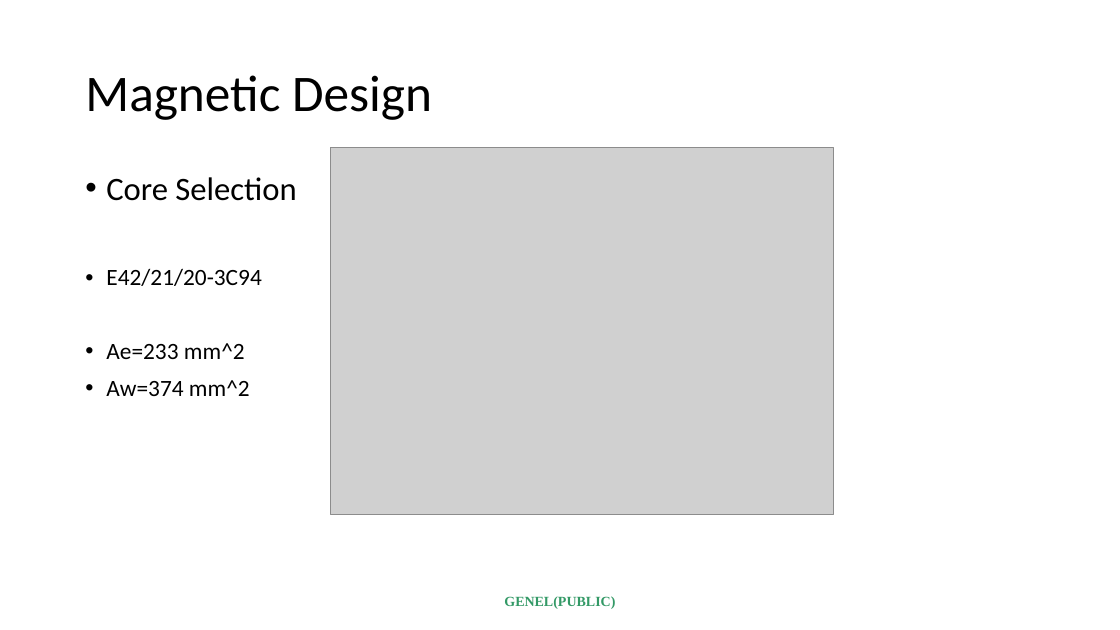
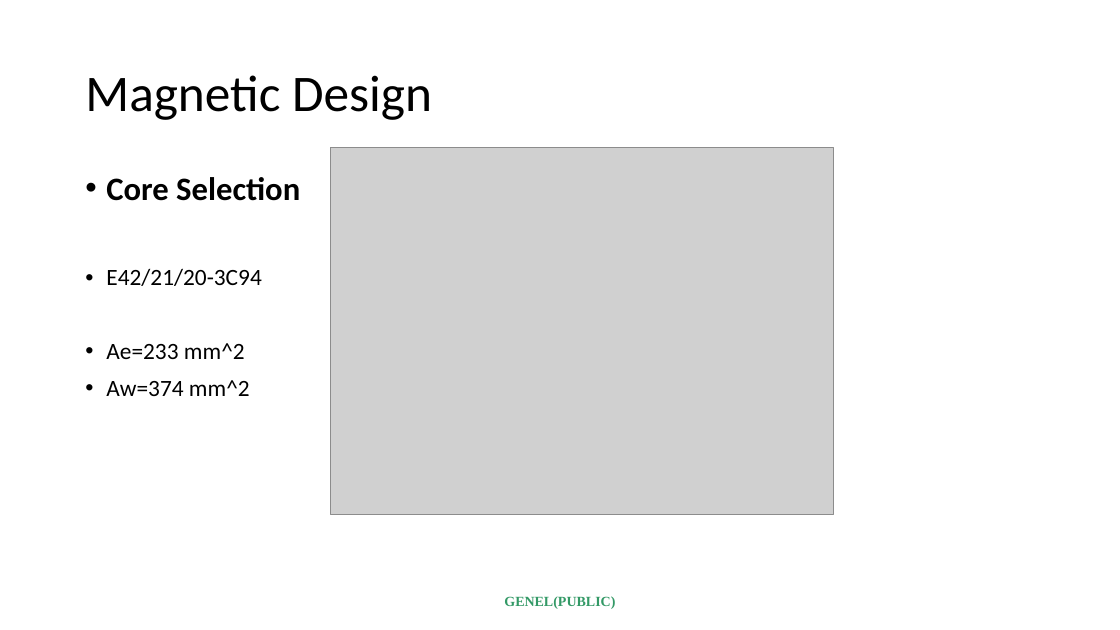
Before and after one commit to ahmetcan-akuz/Optimus-Primary-Winding, a slide deck: slide 7 of Presentation/Feedback_Presentation.pptx. Drawn at 1120x630 pixels with LibreOffice and Linux fonts; fonts in the diff are those of the drawing; grey boxes stand for pictures. Boxes give left, top, right and bottom in pixels: in the first picture for what was removed or moved away, otherwise in the second. Text is boxed around its words. In the diff, an @@ line names an element or a change of style, - is before the commit and + after.

```diff
--- a/Presentation/Feedback_Presentation.pptx
+++ b/Presentation/Feedback_Presentation.pptx
@@ text at bbox=[106, 177, 300, 201]: bold on in "Core Selection" @@
```
Also in this commit, not shown: 3 other slides changed.
